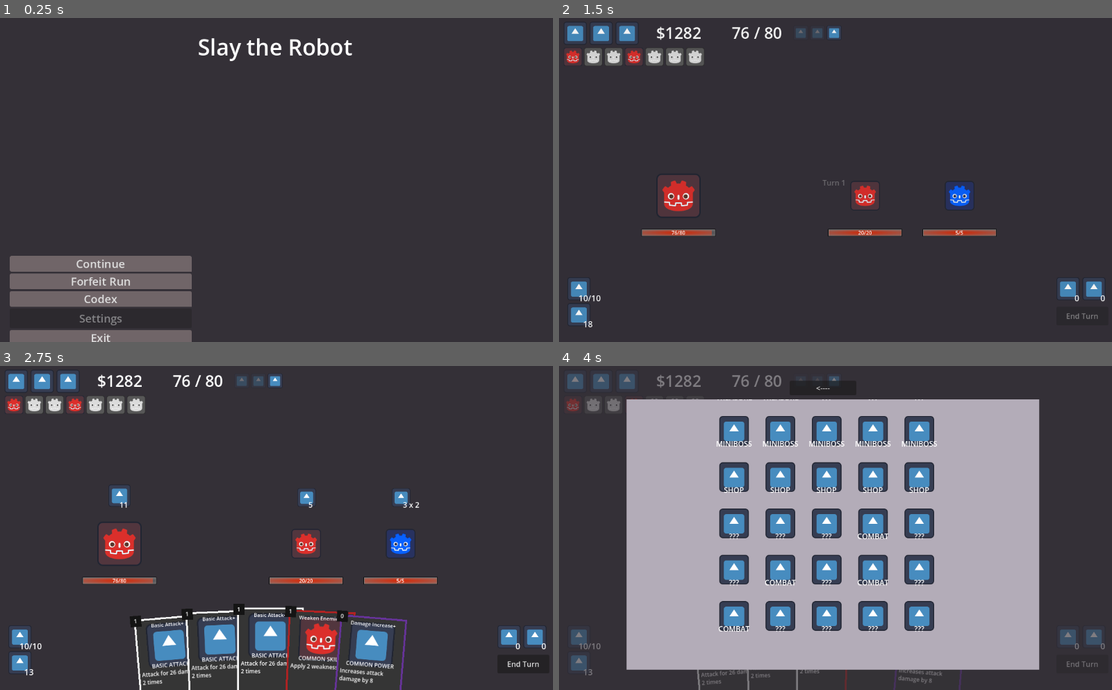
Above: before the commit, frames 1-4 (two rows, left to right).
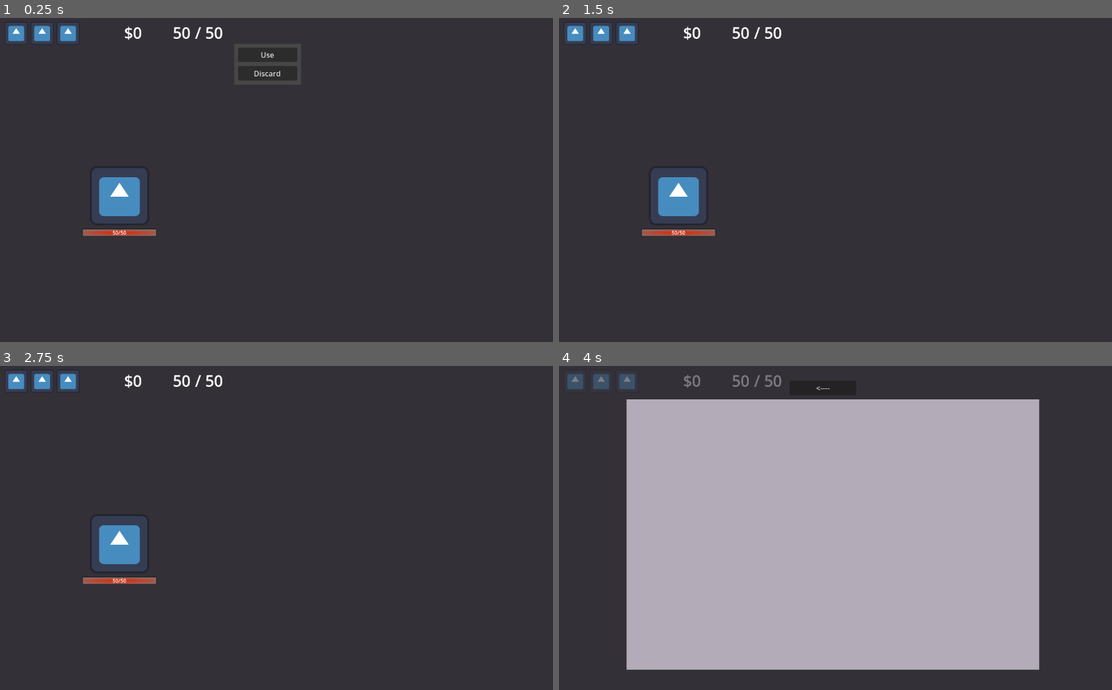
Above: after the commit, the same moments.

Repository: jrcamelo/Slay-the-Robot
Game: Godot game, scene res://scenes/Root.tscn
Two runs of this game, one before a commit and one after it. Both use one fixed random seed, a clock stepped at 60 frames per second and the inputs below. The engine's default icon, where the game draws it, is replaced by a stand-in: a white triangle on a blue panel in a dark square.
Inputs (mouse positions are in pixels of both pictures, inside the frame that each line leads up to):
- Up to frame 1 (0.25 s): no input
- Up to frame 2 (1.5 s): click "Continue" at 0.5 s; click (658, 264) at 1.25 s, where only the run after the commit has a clickable "Continue"
- Up to frame 3 (2.75 s): click (99, 628) at 2 s, where only the run after the commit has a clickable "Forfeit Run"
- Up to frame 4 (4 s): click (603, 382) at 2.75 s; click (658, 647) at 3.5 s, where only the run after the commit has a clickable "Codex"

The runs differ from the first frame. In frame 1, 9.7% of the frame differs, in the area x 1-64%, y 1-100%; in frame 2, 5.3%; in frame 3, 13%; in frame 4, 14%, in the area x 1-99%, y 2-100%.

Commit message:
Refactor event rewards and shop for three characters

Diff:
--- a/autoload/Random.gd
+++ b/autoload/Random.gd
@@ -200,6 +200,29 @@
 		Global.player_data.player_rare_card_modifier_current = draft_result["rare_card_modifier_current"]
 	return draft_result["cards"]
 
+func _get_random_party_member(rng: RandomNumberGenerator) -> PartyMemberData:
+	if not Global.player_data.has_party_members():
+		return null
+	var party_members: Array[PartyMemberData] = Global.player_data.player_party_members.duplicate()
+	if len(party_members) == 0:
+		return null
+	party_members = Random.shuffle_array(rng, party_members)
+	return party_members[0]
+
+func generate_random_party_owned_weighted_card_draft(rng: RandomNumberGenerator, number_of_cards: int, card_draft_table_type: int = CARD_DRAFT_TABLE_TYPES.STANDARD, use_pity_system: bool = true) -> Array[CardData]:
+	var returned_cards: Array[CardData] = []
+	if not Global.player_data.has_party_members():
+		return generate_rarity_weighted_card_draft(rng, number_of_cards, card_draft_table_type, use_pity_system)
+	for _i: int in range(number_of_cards):
+		var party_member_data: PartyMemberData = _get_random_party_member(rng)
+		if party_member_data == null:
+			continue
+		var owner_cards: Array[CardData] = generate_rarity_weighted_card_draft(rng, 1, card_draft_table_type, use_pity_system, party_member_data)
+		for card_data: CardData in owner_cards:
+			Global.player_data.assign_card_owner(card_data, party_member_data.party_member_party_index)
+			returned_cards.append(card_data)
+	return returned_cards
+
 
 ### Artifacts
 
@@ -263,22 +286,8 @@
 	for i in number_of_drafts:
 		var card_draft: Array[CardData] = []
 		if Global.player_data.has_party_members():
-			# TODO: If the prototype ever supports non-party rewards, branch on reward type instead of party presence.
-			for party_member_data: PartyMemberData in Global.player_data.player_party_members:
-				var party_member_draft_result: Dictionary = _generate_rarity_weighted_card_draft_from_cache(
-					rng_reward_card_drafts,
-					1,
-					party_member_data.party_member_reward_card_rarity_cache,
-					party_member_data.party_member_rare_card_modifier_current,
-					party_member_data.party_member_rare_card_increment_rate,
-					card_draft_table_type,
-					true
-				)
-				party_member_data.party_member_rare_card_modifier_current = party_member_draft_result["rare_card_modifier_current"]
-				var owner_cards: Array = party_member_draft_result["cards"]
-				for card_data: CardData in owner_cards:
-					Global.player_data.assign_card_owner(card_data, party_member_data.party_member_party_index)
-					card_draft.append(card_data)
+			# Party rewards choose a random member for each slot, then draft from that member's pool.
+			card_draft = generate_random_party_owned_weighted_card_draft(rng_reward_card_drafts, cards_per_draft, card_draft_table_type, true)
 		else:
 			card_draft = generate_rarity_weighted_card_draft(rng_reward_card_drafts, cards_per_draft, card_draft_table_type, true)
 		card_draft_rewards.append(card_draft)
--- a/data/mutable/ShopData.gd
+++ b/data/mutable/ShopData.gd
@@ -56,9 +56,12 @@
 
 		### Generate Items
 		# generates shop cards
-		# TODO: Decide whether party-mode shops should offer owner-specific cards or a shared pool.
-		# The current prototype keeps the legacy shared draft behavior here.
-		var generated_cards: Array[CardData] = Random.generate_rarity_weighted_card_draft(rng_shop, ShopData.GENERATED_CARD_COUNT, Random.CARD_DRAFT_TABLE_TYPES.SHOP, false)
+		var generated_cards: Array[CardData] = []
+		if Global.player_data.has_party_members():
+			# Shop card slots roll a random party member, then draft from that member's pool.
+			generated_cards = Random.generate_random_party_owned_weighted_card_draft(rng_shop, ShopData.GENERATED_CARD_COUNT, Random.CARD_DRAFT_TABLE_TYPES.SHOP, false)
+		else:
+			generated_cards = Random.generate_rarity_weighted_card_draft(rng_shop, ShopData.GENERATED_CARD_COUNT, Random.CARD_DRAFT_TABLE_TYPES.SHOP, false)
 
 		# generate regular artifacts from player artifact pool
 		var artifact_ids: Array[String] = Global.player_data.get_next_shop_standard_artifacts_from_pool(GENERATED_ARTIFACT_COUNT, true)
--- a/scenes/Root.tscn
+++ b/scenes/Root.tscn
@@ -597,7 +597,6 @@
 text = "Consumables"
 
 [node name="RunScreen" type="Control" parent="." unique_id=1832602911]
-visible = false
 layout_mode = 3
 anchors_preset = 0
 offset_right = 40.0
